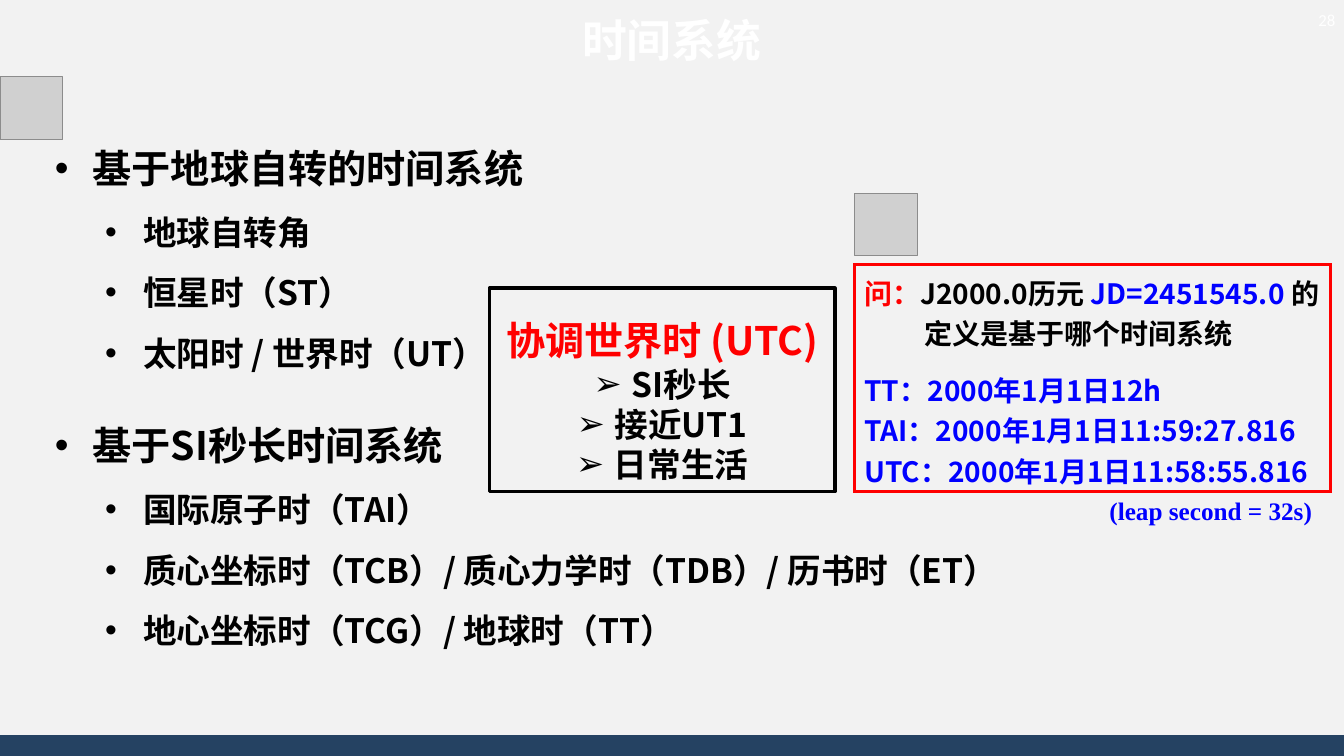
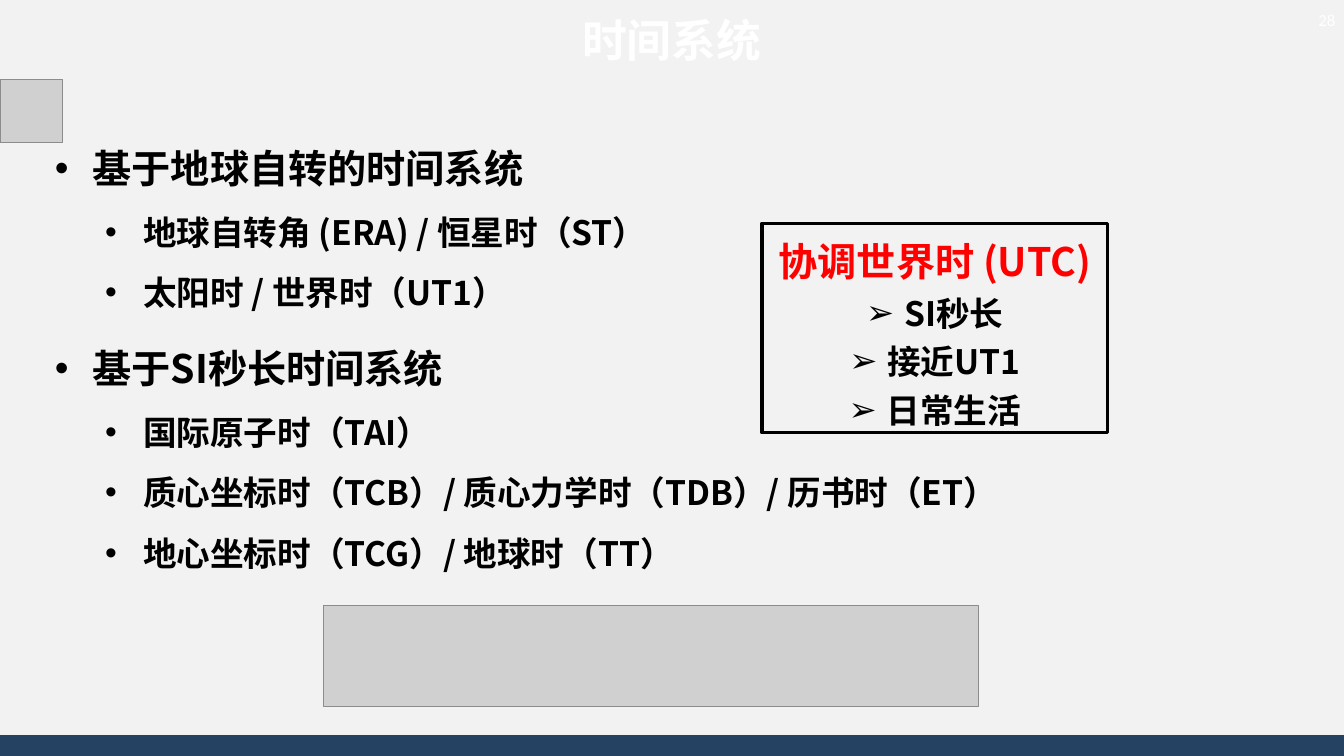
Before and after one commit to AsBackup/DAOSSA, a slide deck: slide 28 of 01 天球概念与时间系统.pptx. Drawn at 1344x756 pixels with LibreOffice and Linux fonts; fonts in the diff are those of the drawing; grey boxes stand for pictures; background and template pictures are left out. Boxes give left, top, right and bottom in pixels: in the first picture for what was removed or moved away, otherwise in the second. Text is boxed around its words. In the diff, an @@ line names an element or a change of style, - is before the commit and + after.

```diff
--- a/01 天球概念与时间系统.pptx
+++ b/01 天球概念与时间系统.pptx
@@ picture removed at [855,193,918,255] @@
@@ text at [143,216,646,309]: text changed @@
-  • 地球自转角
-  • 恒星时（ST）
-  • 太阳时 / 世界时（UT）
+  • 地球自转角 (ERA) / 恒星时（ST）
+  • 太阳时 / 世界时（UT1）
@@ rectangle "协调世界时 (UTC)": place and size @@
-rectangle "协调世界时 (UTC)" at [490,288,836,492]
+rectangle "协调世界时 (UTC)" at [762,223,1108,433]
@@ rectangle "协调世界时 (UTC)" at [762,223,1108,433]: line spacing 1.5 to 1.2; line spacing 1 to 1.2 @@
@@ rectangle removed at [855,264,1331,491] @@
-问：J2000.0历元 JD=2451545.0 的定义是基于哪个时间系统
-TT：2000年1月1日12h
-TAI：2000年1月1日11:59:27.816
-UTC：2000年1月1日11:58:55.816
@@ text at [93,349,444,387]: less space between paragraphs @@
@@ text removed at [1109,502,1312,526] @@
-(leap second = 32s)
@@ picture added at [324,606,979,707] @@
```
Also in this commit, not shown: 6 other slides changed.
